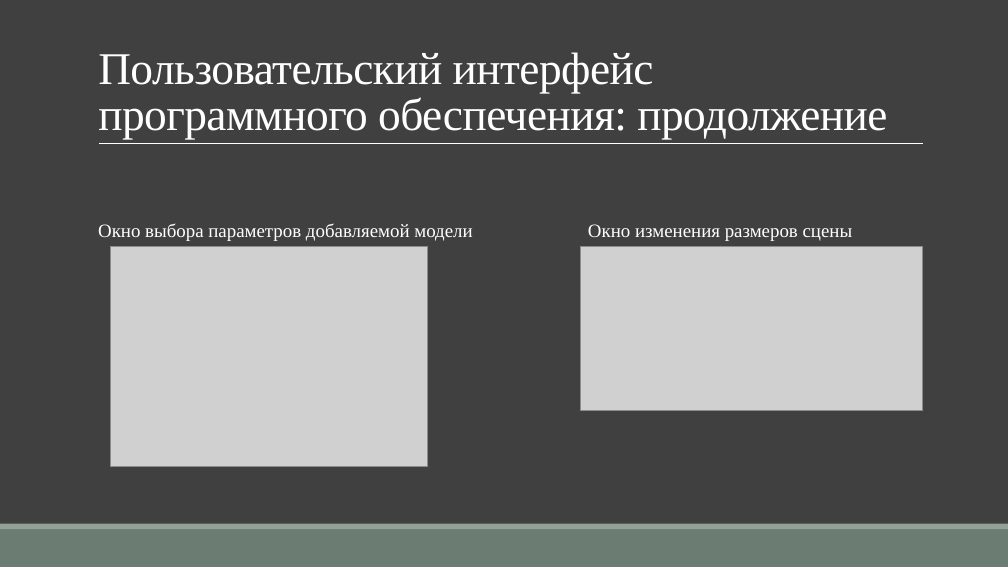
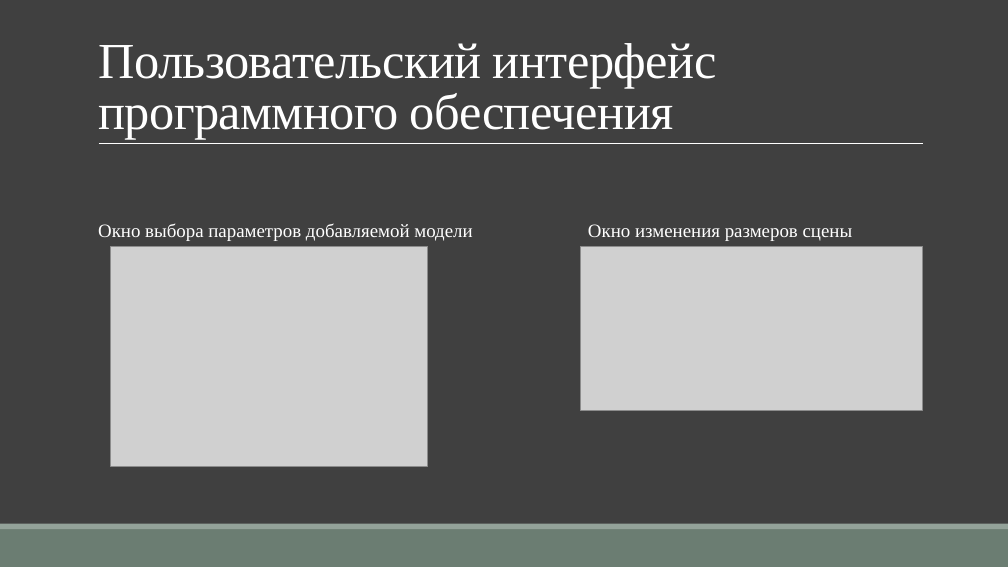
Before and after one commit to TheSawIsTheLaw/ComputerGraphicsCoursework, a slide deck: slide 13 of Presentation/CurseWorkYakuba.pptx (slide 12 before the commit). Drawn at 1008x567 pixels with LibreOffice and Linux fonts; fonts in the diff are those of the drawing; grey boxes stand for pictures. Boxes give left, top, right and bottom in pixels: in the first picture for what was removed or moved away, otherwise in the second. Text is boxed around its words. In the diff, an @@ line names an element or a change of style, - is before the commit and + after.

```diff
--- a/Presentation/CurseWorkYakuba.pptx
+++ b/Presentation/CurseWorkYakuba.pptx
@@ title at box(98, 43, 716, 140): text changed; size 43.2 to 48 pt @@
-Пользовательский интерфейс программного обеспечения: продолжение
+Пользовательский интерфейс программного обеспечения
```
Also in this commit, not shown: 10 other slides changed, 2 slides added.
